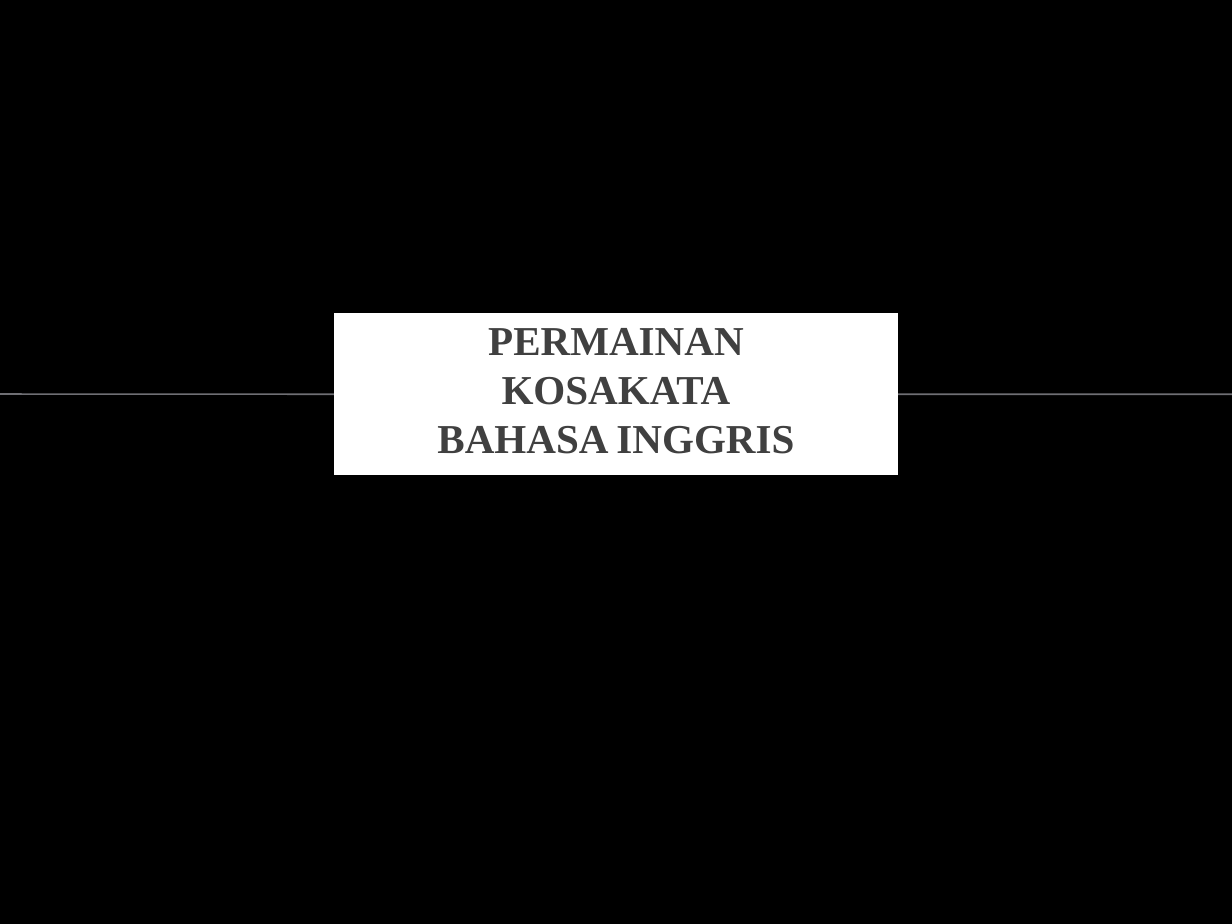
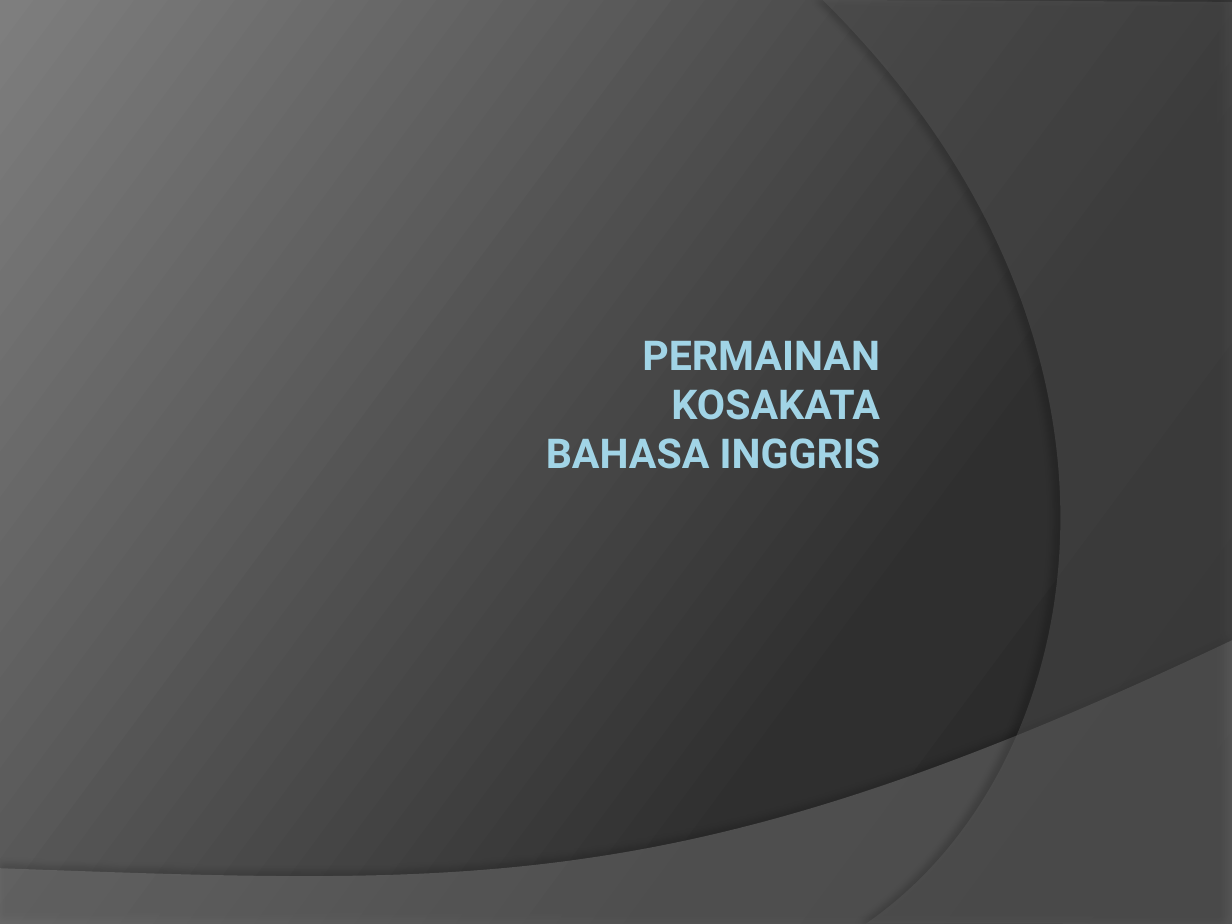
Before and after one commit to drizalmustofa/TUBES-IFB-1127050002-1127050032, a slide deck: slide 1 of Presentasi Permainan Kosakata.pptx. Drawn at 1232x924 pixels with LibreOffice and Linux fonts; fonts in the diff are those of the drawing; background and template pictures are left out. Boxes give left, top, right and bottom in pixels: in the first picture for what was removed or moved away, otherwise in the second. Text is boxed around its words. In the diff, an @@ line names an element or a change of style, - is before the commit and + after.

Commit message:
ini hasil akhir dari tugas besar kosakata

```diff
--- a/Presentasi Permainan Kosakata.pptx
+++ b/Presentasi Permainan Kosakata.pptx
@@ background picture (left out) to gradient #282828 to #2F2F2F to #7E7E7E @@
@@ freeform shape added at <box>823,0,1232,924</box>, fill #5E5E5E at 40% opacity @@
@@ rectangle removed at <box>339,318,893,469</box> @@
@@ title "PERMAINAN KOSAKATA BAHASA INGGRIS" at <box>546,341,880,469</box>: font Times New Roman to Roboto, text colour #404040 to gradient #A1D4E7 to #58808D, letter outline none to #5DD4FF 0.39 pt; alignment centre to right; less space between paragraphs; vertical alignment bottom to top @@
@@ line removed from (0, 394) to (1232, 394) @@
@@ freeform shape added at <box>0,641,1232,924</box>, fill #7F7F7F at 45% opacity @@
```
Also in this commit, not shown: 7 other slides changed, 1 slide added, 1 slide removed, 1 other file.
